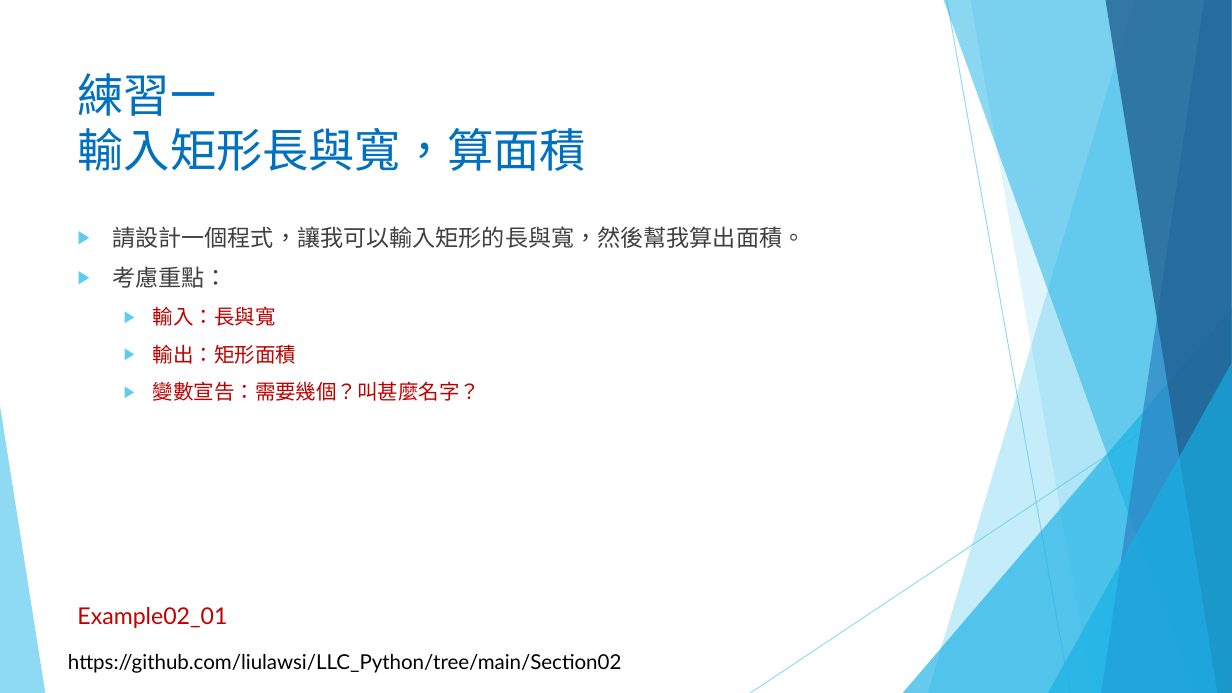
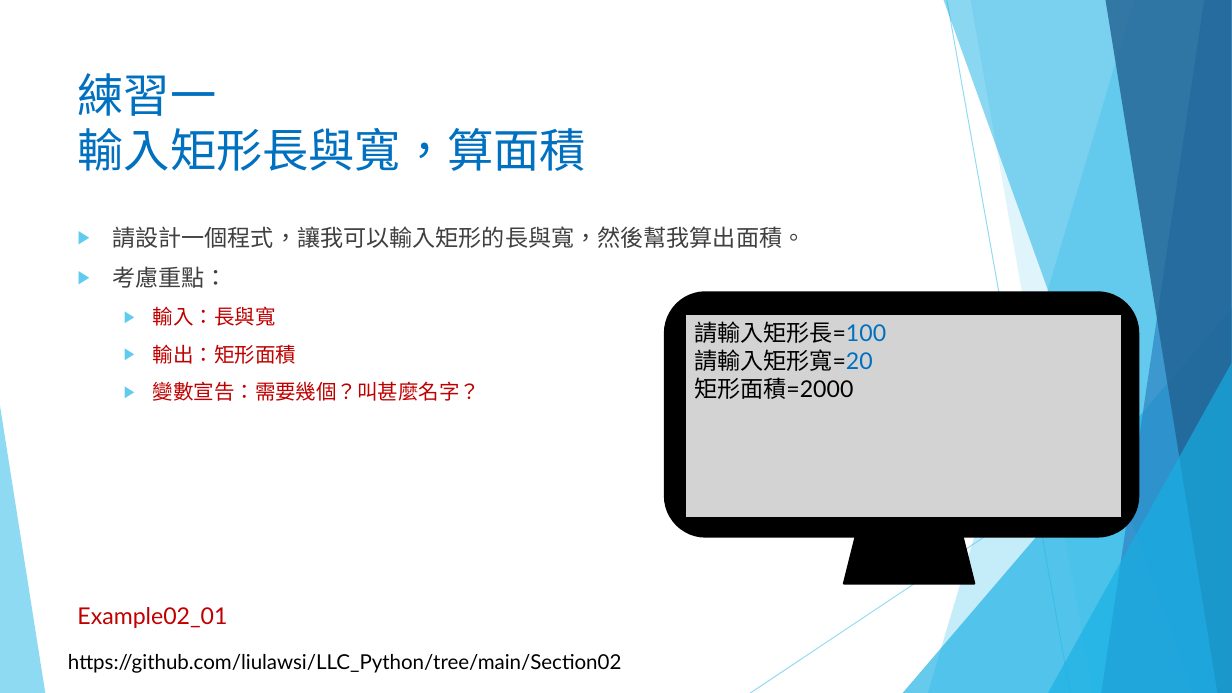
Before and after one commit to liulawsi/My_PPTs, a slide deck: slide 7 of LCC/Python/02_程式語言基本法.pptx. Drawn at 1232x693 pixels with LibreOffice and Linux fonts; fonts in the diff are those of the drawing; background and template pictures are left out. Boxes give left, top, right and bottom in pixels: in the first picture for what was removed or moved away, otherwise in the second. Text is boxed around its words. In the diff, an @@ line names an element or a change of style, - is before the commit and + after.

```diff
--- a/LCC/Python/02_程式語言基本法.pptx
+++ b/LCC/Python/02_程式語言基本法.pptx
@@ rounded rectangle added at <box>665,292,1139,537</box>, fill #000000, outline #000000 1.5 pt @@
@@ rectangle added at <box>685,314,1122,518</box>, fill #D3D3D3, outline #000000 1.5 pt, 18 pt, text #000000 @@
+請輸入矩形長=100
+請輸入矩形寬=20
+矩形面積=2000
@@ trapezoid added at <box>844,537,974,584</box>, fill #000000, outline #000000 1.5 pt @@
```
Also in this commit, not shown: 3 other slides changed, 8 other files.
